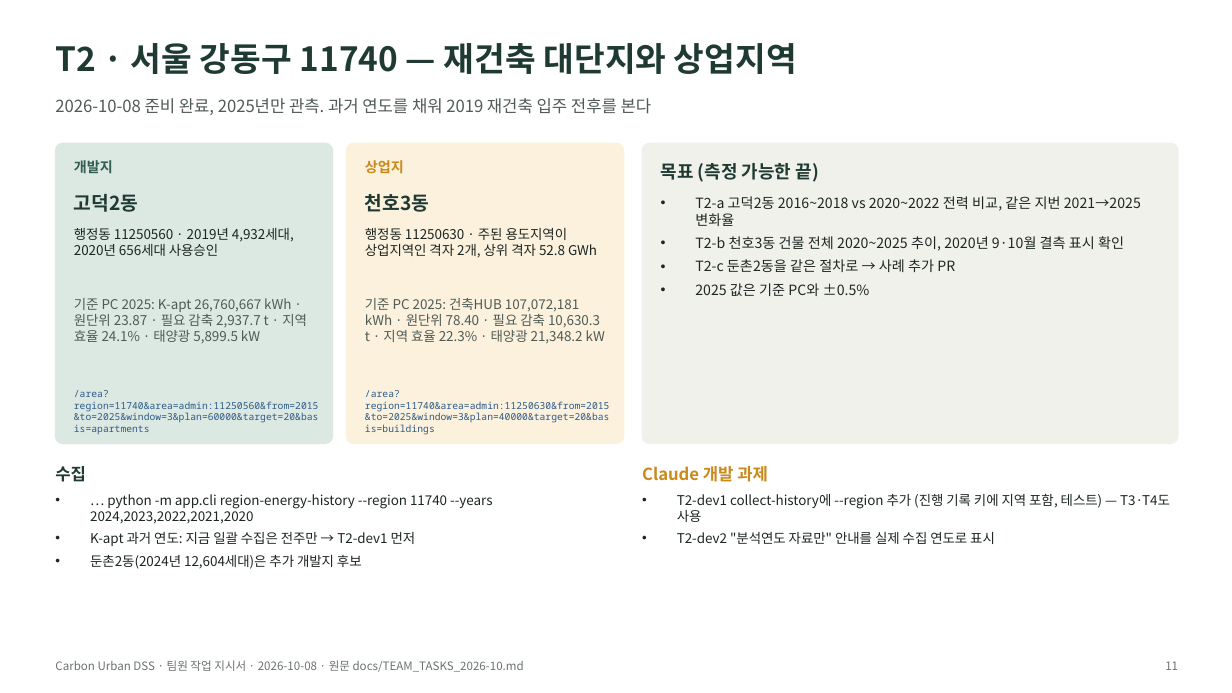
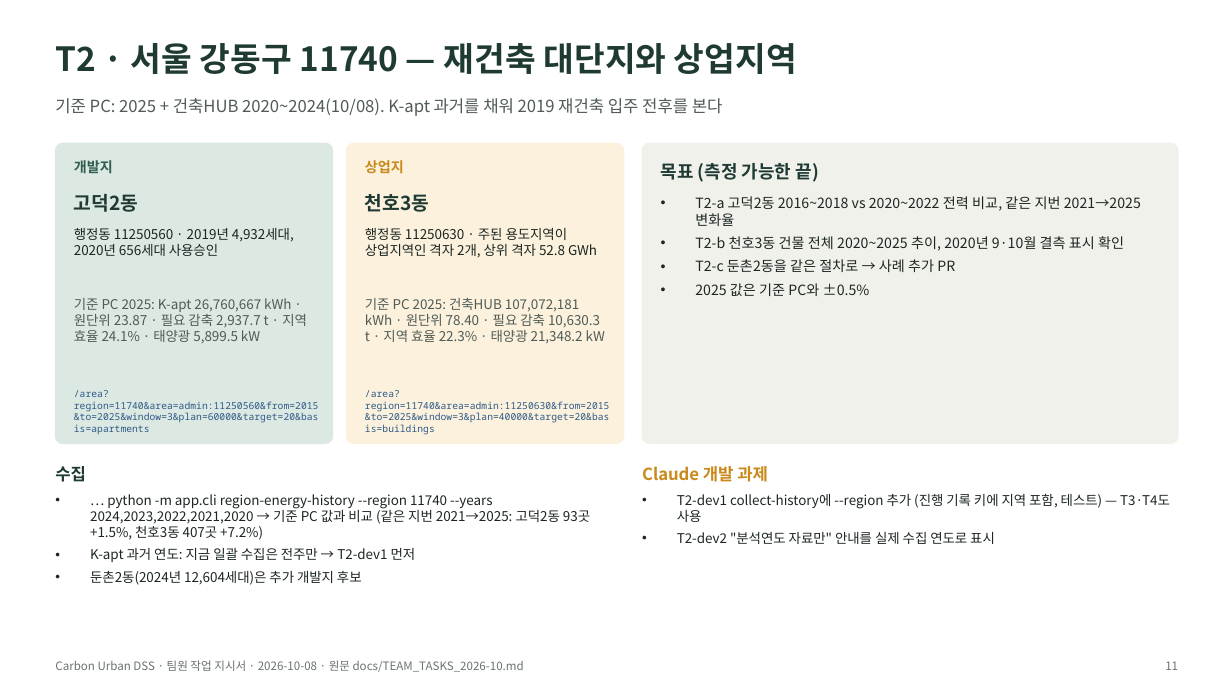
Before and after one commit to shy0401/Carbon-Urban-DSS, a slide deck: slide 11 of docs/presentation/Carbon-Urban-DSS-팀원-작업지시서.pptx. Drawn at 1232x693 pixels with LibreOffice and Linux fonts; fonts in the diff are those of the drawing. Boxes give left, top, right and bottom in pixels: in the first picture for what was removed or moved away, otherwise in the second. Text is boxed around its words. In the diff, an @@ line names an element or a change of style, - is before the commit and + after.

```diff
--- a/docs/presentation/Carbon-Urban-DSS-팀원-작업지시서.pptx
+++ b/docs/presentation/Carbon-Urban-DSS-팀원-작업지시서.pptx
@@ text at (55, 98, 723, 116): text changed @@
-2026-10-08 준비 완료, 2025년만 관측. 과거 연도를 채워 2019 재건축 입주 전후를 본다
+기준 PC: 2025 + 건축HUB 2020~2024(10/08). K-apt 과거를 채워 2019 재건축 입주 전후를 본다
@@ text at (90, 494, 590, 540): text changed @@
-• … python -m app.cli region-energy-history --region 11740 --years 2024,2023,2022,2021,2020
+• … python -m app.cli region-energy-history --region 11740 --years 2024,2023,2022,2021,2020 → 기준 PC 값과 비교 (같은 지번 2021→2025: 고덕2동 93곳 +1.5%, 천호3동 407곳 +7.2%)
```
Also in this commit, not shown: 3 other slides changed, 1 other file.
